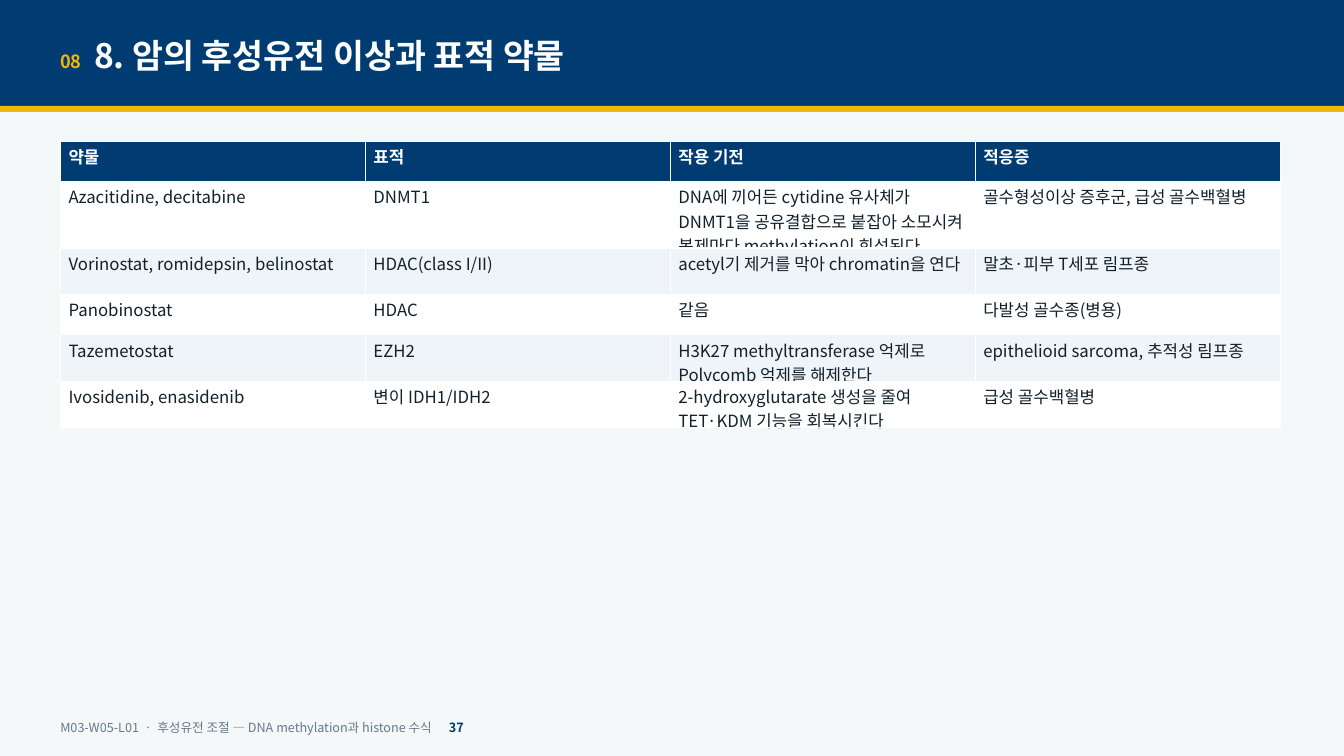
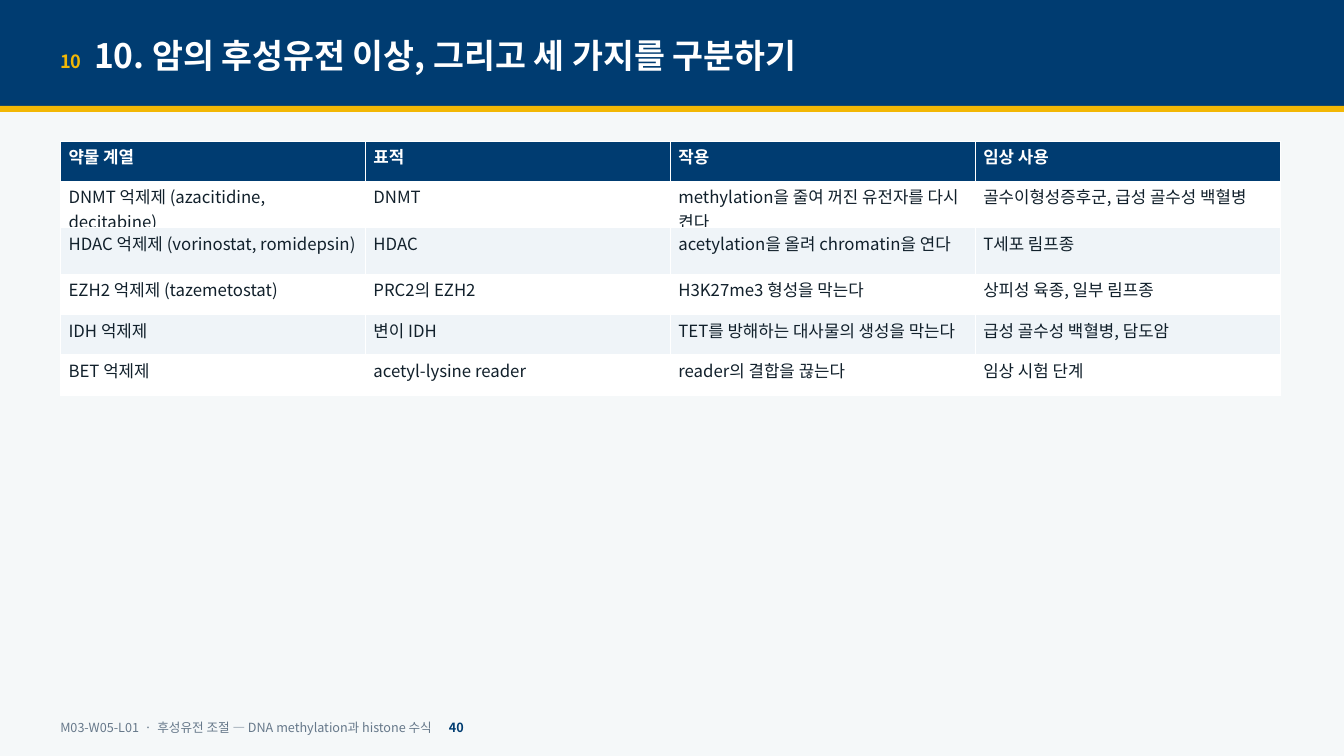
Before and after one commit to hoperiasd2/hoperiasd2.github.io, a slide deck: slide 40 of curriculum/M03/W05/L01/slides.pptx (slide 37 before the commit). Drawn at 1344x756 pixels with LibreOffice and Linux fonts; fonts in the diff are those of the drawing. Boxes give left, top, right and bottom in pixels: in the first picture for what was removed or moved away, otherwise in the second. Text is boxed around its words. In the diff, an @@ line names an element or a change of style, - is before the commit and + after.

```diff
--- a/curriculum/M03/W05/L01/slides.pptx
+++ b/curriculum/M03/W05/L01/slides.pptx
@@ text at <box>60,39,797,75</box>: text changed @@
-08 8. 암의 후성유전 이상과 표적 약물
+10 10. 암의 후성유전 이상, 그리고 세 가지를 구분하기
@@ table at <box>60,141,1278,385</box> @@
-row 1: 약물 | 표적 | 작용 기전 | 적응증
+row 1: 약물 계열 | 표적 | 작용 | 임상 사용
-row 2: Azacitidine, decitabine | DNMT1 | DNA에 끼어든 cytidine 유사체가 DNMT1을 공유결합으로 붙잡아 소모시켜 복제마다 methylation이 희석된다 | 골수형성이상 증후군, 급성 골수백혈병
+row 2: DNMT 억제제 (azacitidine, decitabine) | DNMT | methylation을 줄여 꺼진 유전자를 다시 켠다 | 골수이형성증후군, 급성 골수성 백혈병
-row 3: Vorinostat, romidepsin, belinostat | HDAC(class I/II) | acetyl기 제거를 막아 chromatin을 연다 | 말초·피부 T세포 림프종
+row 3: HDAC 억제제 (vorinostat, romidepsin) | HDAC | acetylation을 올려 chromatin을 연다 | T세포 림프종
-row 4: Panobinostat | HDAC | 같음 | 다발성 골수종(병용)
+row 4: EZH2 억제제 (tazemetostat) | PRC2의 EZH2 | H3K27me3 형성을 막는다 | 상피성 육종, 일부 림프종
-row 5: Tazemetostat | EZH2 | H3K27 methyltransferase 억제로 Polycomb 억제를 해제한다 | epithelioid sarcoma, 추적성 림프종
+row 5: IDH 억제제 | 변이 IDH | TET를 방해하는 대사물의 생성을 막는다 | 급성 골수성 백혈병, 담도암
-row 6: Ivosidenib, enasidenib | 변이 IDH1/IDH2 | 2-hydroxyglutarate 생성을 줄여 TET·KDM 기능을 회복시킨다 | 급성 골수백혈병
+row 6: BET 억제제 | acetyl-lysine reader | reader의 결합을 끊는다 | 임상 시험 단계
@@ text at <box>60,721,464,735</box>: text changed @@
-M03-W05-L01 · 후성유전 조절 — DNA methylation과 histone 수식 37
+M03-W05-L01 · 후성유전 조절 — DNA methylation과 histone 수식 40
```
Also in this commit, not shown: 42 other slides changed, 8 slides added, 5 slides removed, 17 other files.
